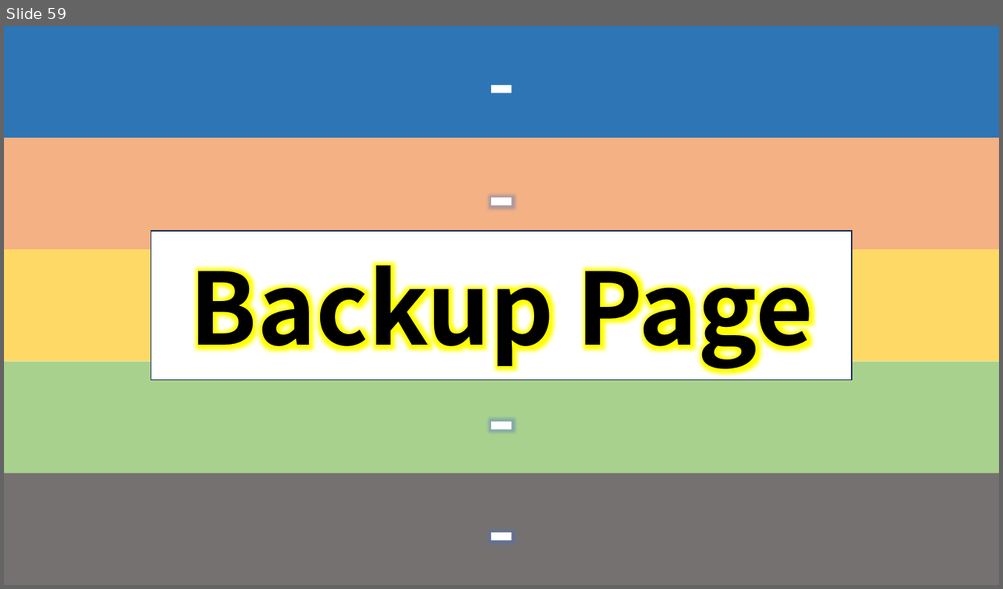
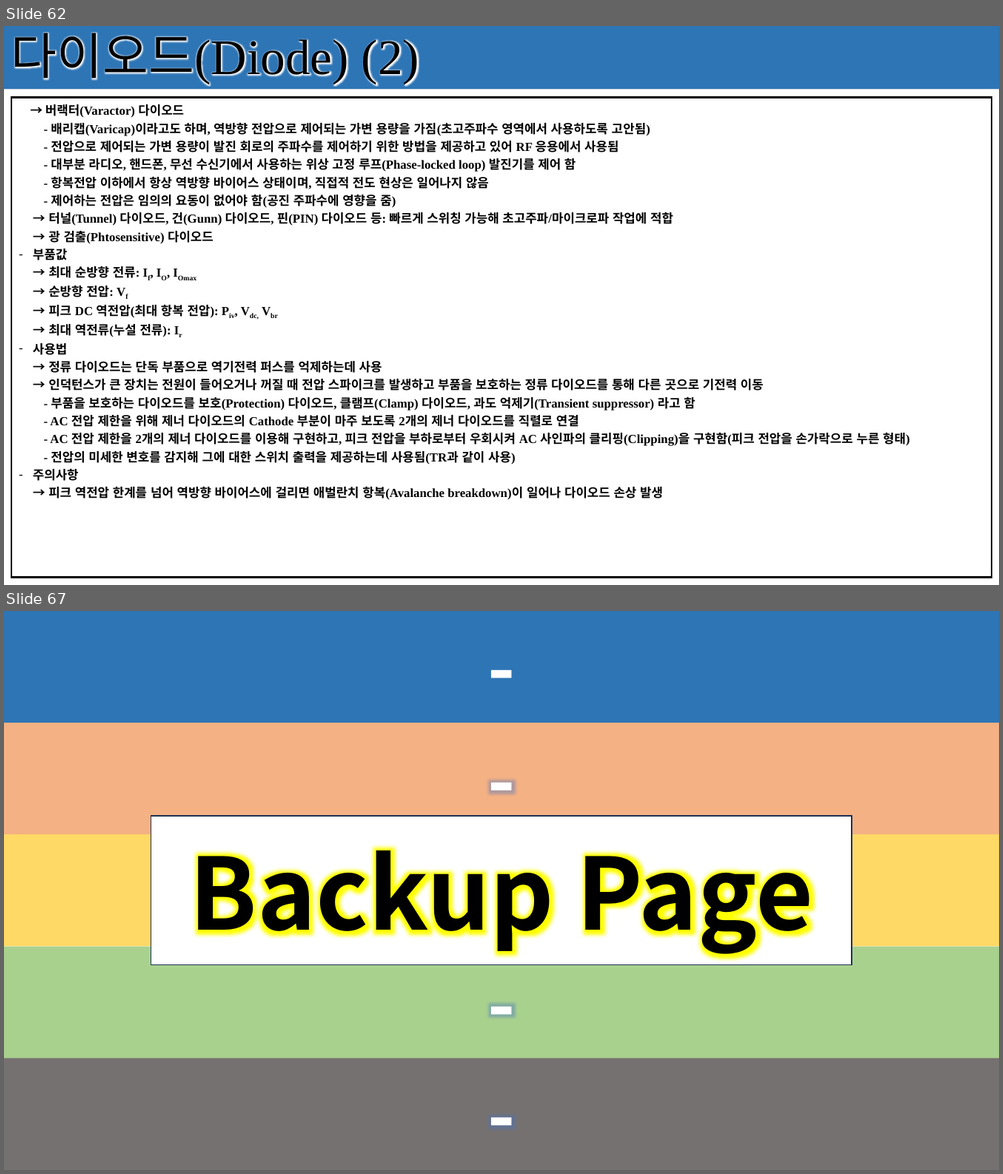
Before and after one commit to seonghokim/Study, a slide deck: Study Material/[KOR] Basic Electrical Circuit.pptx. Shown one above the other, each under a label of ours: slide 59 before the commit, slides 62 and 67 after it; the slides between them are not shown. The pictures are 1003x589 and 1003x1174 pixels, drawn with LibreOffice and Linux fonts; fonts in the diff are those of the drawing. Boxes give left, top, right and bottom in pixels: in the first picture for what was removed or moved away, otherwise in the second. Text is boxed around its words. In the diff, an @@ line names an element or a change of style, - is before the commit and + after.

```diff
--- a/Study Material/[KOR] Basic Electrical Circuit.pptx
+++ b/Study Material/[KOR] Basic Electrical Circuit.pptx
@@ slide 62 added at <box>4,26,999,585</box>, background #FFFFFF @@
@@ rectangle added at <box>4,26,999,89</box>, fill #404040 @@
@@ rectangle added at <box>4,26,999,90</box>, fill #2E75B6, 48 pt, text #000000 @@
+다이오드(Diode) (2)
@@ table added at <box>11,97,992,577</box>, 1 rows, 1 columns @@
+→ 버랙터(Varactor) 다이오드 / - 배리캡(Varicap)이라고도 하며, 역방향 전압으로 제어되는 가변 용량을 가짐(초고주파수 영역에서 사용하도록 고안됨) / - 전압으로 제어되는 가변 용량이 발진 회로의 주파수를 제어하기 위한 방법을 제공하고 있어 RF 응용에서 사용됨 / - 대부분 라디오, 핸드폰, 무선 수신기에서 사용하는 위상 고정 루프(Phase-locked loop) 발진기를 제어 함 / - 항복전압 이하에서 항상 역방향 바이어스 상태이며, 직접적 전도 현상은 일어나지 않음 / - 제어하는 전압은 임의의 요동이 없어야 함(공진 주파수에 영향을 줌) / → 터널(Tunnel) 다이오드, 건(Gunn) 다이오드, 핀(PIN) 다이오드 등: 빠르게 스위칭 가능해 초고주파/마이크로파 작업에 적합 / → 광 검출(Phtosensitive) 다이오드 / 부품값 / → 최대 순방향 전류: If, IO, IOmax / → 순방향 전압: Vf / → 피크 DC 역전압(최대 항복 전압): Piv, Vdc, Vbr / → 최대 역전류(누설 전류): Ir / 사용법 / → 정류 다이오드는 단독 부품으로 역기전력 퍼스를 억제하는데 사용 / → 인덕턴스가 큰 장치는 전원이 들어오거나 꺼질 때 전압 스파이크를 발생하고 부품을 보호하는 정류 다이오드를 통해 다른 곳으로 기전력 이동 / - 부품을 보호하는 다이오드를 보호(Protection) 다이오드, 클램프(Clamp) 다이오드, 과도 억제기(Transient suppressor) 라고 함 / - AC 전압 제한을 위해 제너 다이오드의 Cathode 부분이 마주 보도록 2개의 제너 다이오드를 직렬로 연결 / - AC 전압 제한을 2개의 제너 다이오드를 이용해 구현하고, 피크 전압을 부하로부터 우회시켜 AC 사인파의 클리핑(Clipping)을 구현함(피크 전압을 손가락으로 누른 형태) / - 전압의 미세한 변호를 감지해 그에 대한 스위치 출력을 제공하는데 사용됨(TR과 같이 사용) / 주의사항 / → 피크 역전압 한계를 넘어 역방향 바이어스에 걸리면 애벌란치 항복(Avalanche breakdown)이 일어나 다이오드 손상 발생
@@ what was slide 59 is now slide 67 @@
```
Also in this commit, not shown: 1 slide changed, 7 other slides added.
